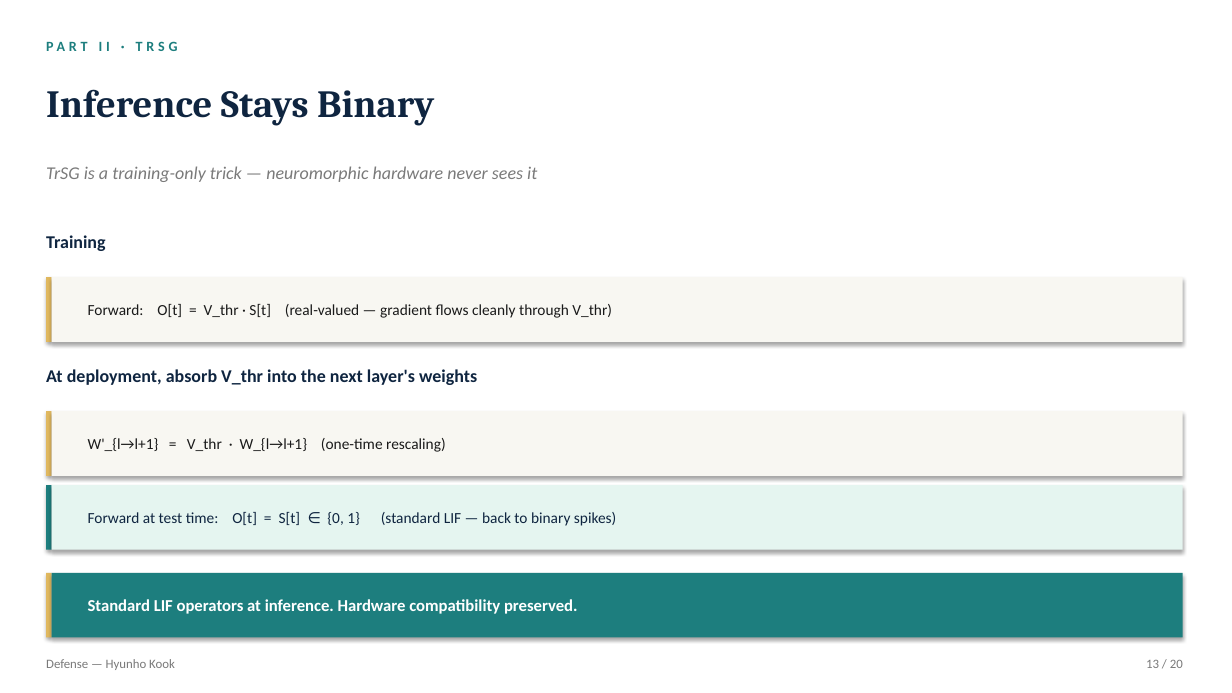
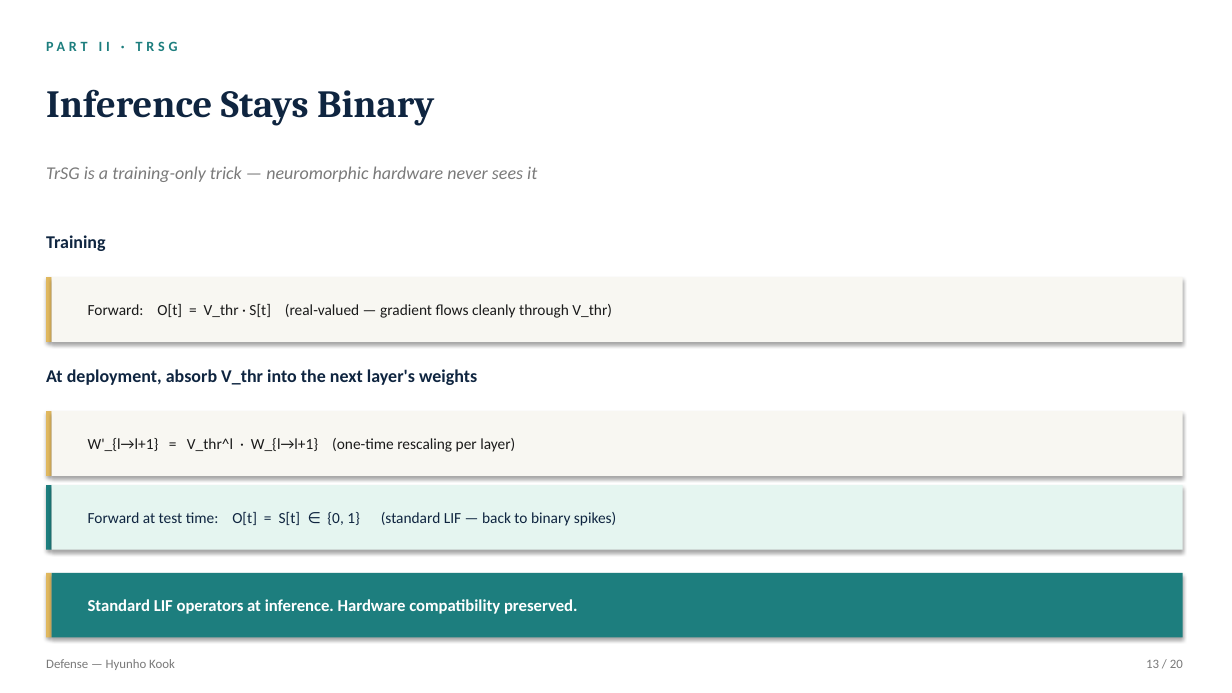
Before and after one commit to kookhh0827/POSTECH_thesis_template_latex, a slide deck: slide 13 of Hyunho_Kook_Master_Defense.pptx. Drawn at 1232x693 pixels with LibreOffice and Linux fonts; fonts in the diff are those of the drawing. Boxes give left, top, right and bottom in pixels: in the first picture for what was removed or moved away, otherwise in the second. Text is boxed around its words. In the diff, an @@ line names an element or a change of style, - is before the commit and + after.

```diff
--- a/Hyunho_Kook_Master_Defense.pptx
+++ b/Hyunho_Kook_Master_Defense.pptx
@@ text at box(88, 438, 515, 452): text changed @@
-W'_{l→l+1} = V_thr · W_{l→l+1} (one-time rescaling)
+W'_{l→l+1} = V_thr^l · W_{l→l+1} (one-time rescaling per layer)
```
Also in this commit, not shown: 7 other slides changed, 5 other files.
